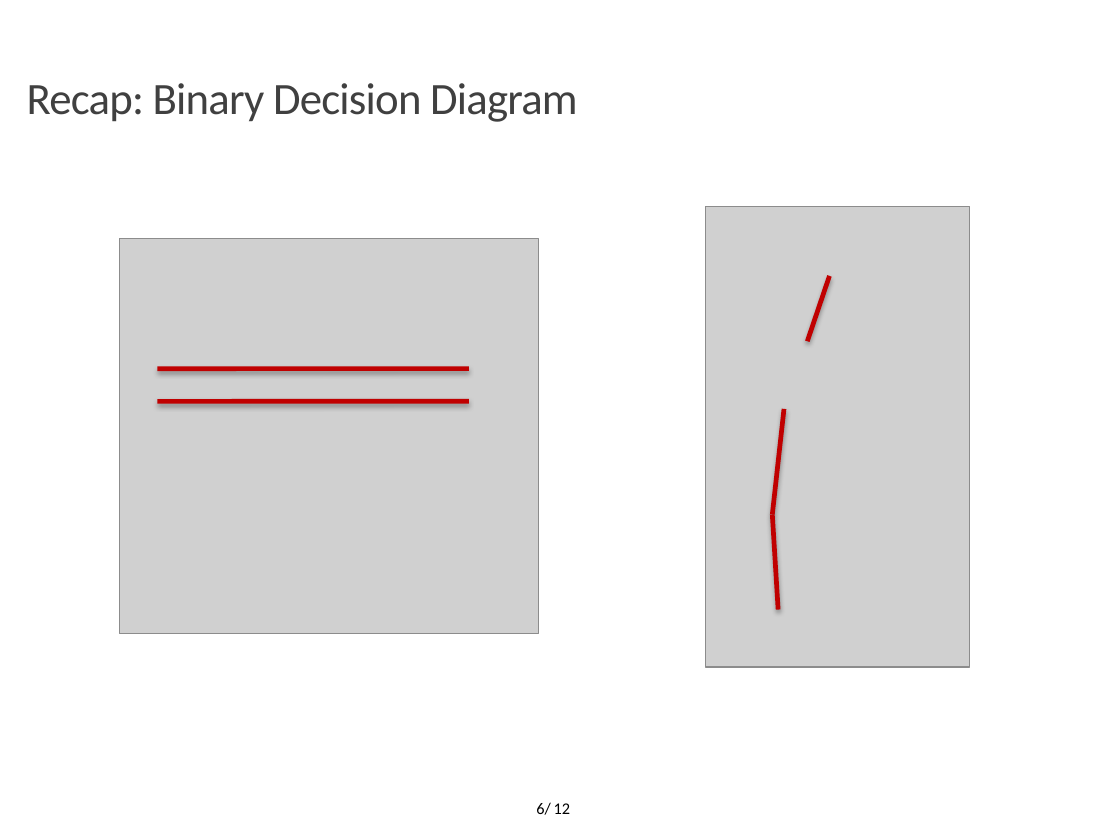
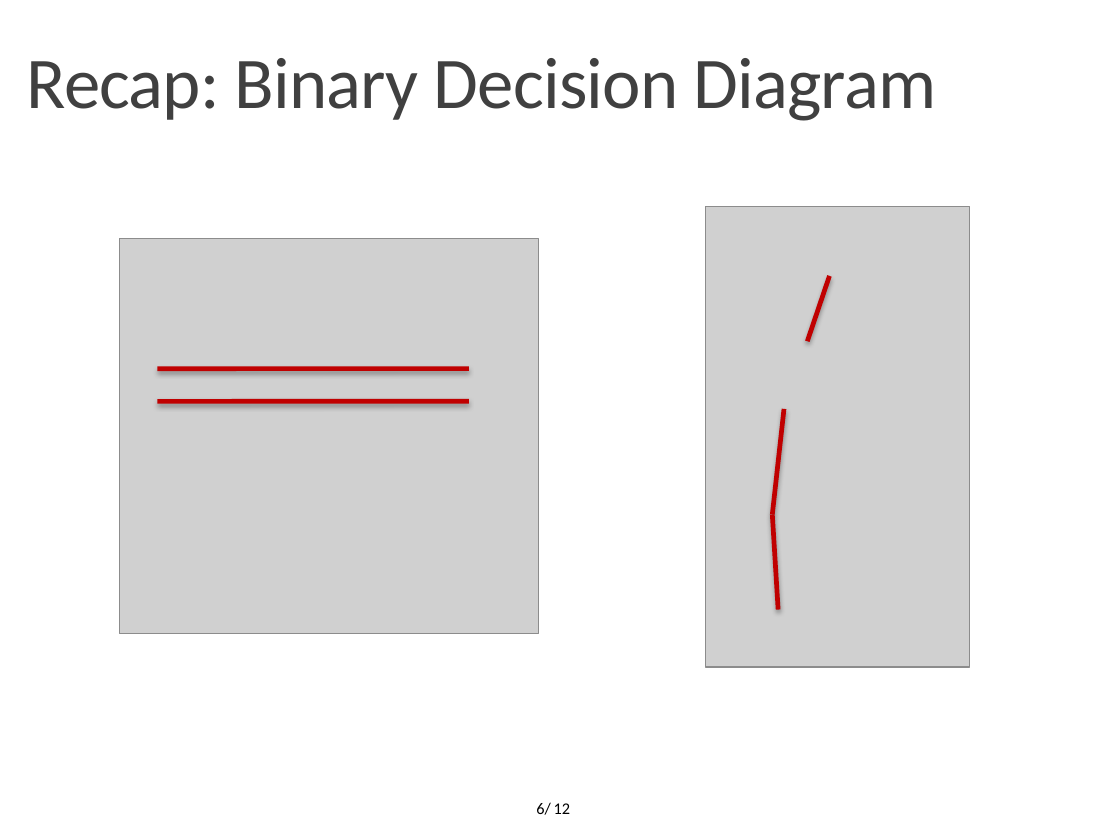
Before and after one commit to OrionLightning/Approximate-Circuit, a slide deck: slide 6 of Presentation Slides/Second Midterm (11-01-2022)/Midterm 11-01-2022.pptx. Drawn at 1120x840 pixels with LibreOffice and Linux fonts; fonts in the diff are those of the drawing; grey boxes stand for pictures; background and template pictures are left out. Boxes give left, top, right and bottom in pixels: in the first picture for what was removed or moved away, otherwise in the second. Text is boxed around its words. In the diff, an @@ line names an element or a change of style, - is before the commit and + after.

```diff
--- a/Presentation Slides/Second Midterm (11-01-2022)/Midterm 11-01-2022.pptx
+++ b/Presentation Slides/Second Midterm (11-01-2022)/Midterm 11-01-2022.pptx
@@ text "Recap: Binary Decision Diagram" at [27, 58, 936, 121]: size 28.8 to 46.8 pt @@
```
Also in this commit, not shown: 8 other slides changed, 1 slide added.
